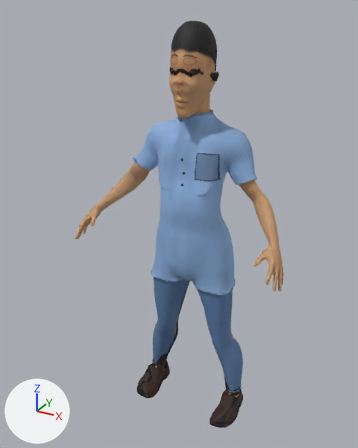
One commit to the glTF model studio/public/assets/characters/char.anak-laki/char.anak-laki.glb: the scene before it, then after it.
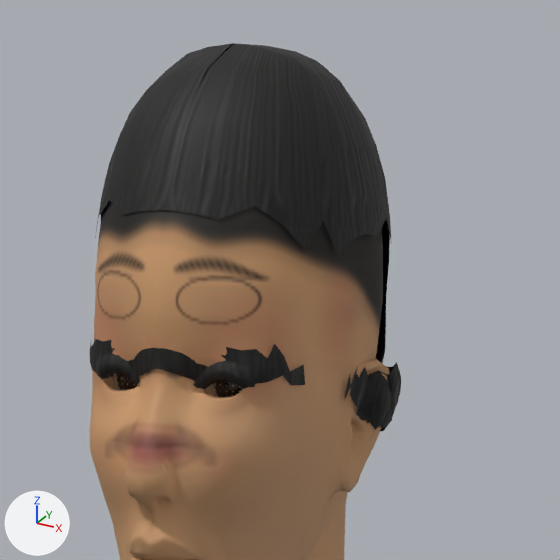
There are two pictures of each version: one whole from a camera (50 mm lens) standing at (0.587, -1.179, 1.185) and looking at (-0.031, -0.055, 0.623), one close up on the part from 43% to 68% of the width and 3% to 23% of the height. Every picture has the same lights, and +X, +Y and +Z are marked at lower left. The first two pictures are the older version. Vertices at exactly the same position are counted once.

The scene before the commit, as lines of its bpy script (objects in view):
```python
me_char_anak_laki = bpy.data.meshes.new('char.anak-laki')
me_char_anak_laki.from_pydata(...)  # 22275 vertices, 42597 faces; spans x -0.308..0.308, y -0.2..0.075, z -0.005..1.154
me_char_anak_laki.materials.append(mat_skin)
me_char_anak_laki.materials.append(mat_cloth_shirt_short)
me_char_anak_laki.materials.append(mat_cloth_shirt_short_trim)
me_char_anak_laki.materials.append(mat_cloth_shirt_short_buttons)
me_char_anak_laki.materials.append(mat_cloth_pants)
me_char_anak_laki.materials.append(mat_cloth_pants_trim)
me_char_anak_laki.materials.append(mat_cloth_shoes01)
me_char_anak_laki.materials.append(mat_sclera_l)
me_char_anak_laki.materials.append(mat_iris_l)
me_char_anak_laki.materials.append(mat_sclera_r)
me_char_anak_laki.materials.append(mat_iris_r)
me_char_anak_laki.materials.append(mat_hair)
ob_char_anak_laki_mesh = bpy.data.objects.new('char.anak-laki-mesh', me_char_anak_laki)
ob_char_anak_laki_mesh.location = (0.0, 0.0, 0.0)
```
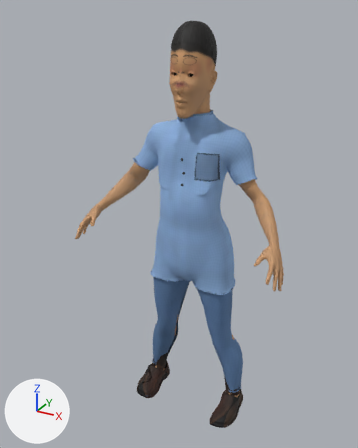
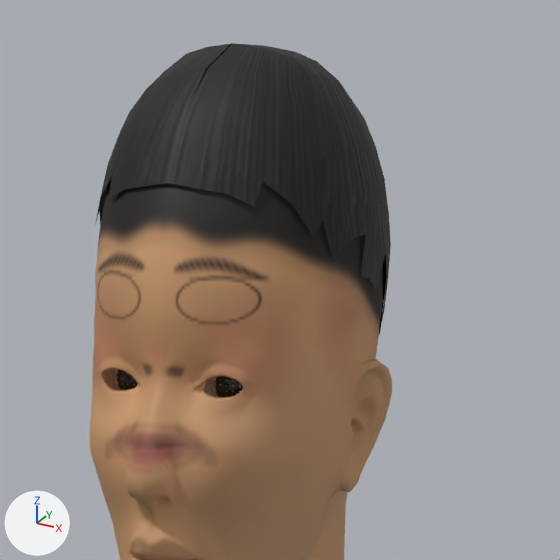
Where the change shows, as pixel boxes [x1, y1, x2, y2] in the close-ups (560 x 560 px):
```json
{"object": "char.anak-laki-mesh", "change": "reshaped", "before": [90, 43, 401, 560], "after": [90, 43, 392, 560]}
{"part": 1, "of": "me_char_anak_laki", "change": "deleted", "before": [90, 337, 305, 390]}
{"part": 2, "of": "me_char_anak_laki", "change": "built on", "before": [95, 43, 401, 431], "after": [95, 43, 391, 334]}
```

The change, as JSON lines over the scene's bpy script:
```json
{"block": "me_char_anak_laki", "where": "# used by ob_char_anak_laki_mesh; location = (0.0, 0.0, 0.0)"}
{"op": "remove", "block": "me_char_anak_laki", "code": "me_char_anak_laki.from_pydata(...)  # 22275 vertices, 42597 faces; spans x -0.308..0.308, y -0.2..0.075, z -0.005..1.154"}
{"op": "add", "block": "me_char_anak_laki", "code": "me_char_anak_laki.from_pydata(...)  # 21197 vertices, 40779 faces; spans x -0.308..0.308, y -0.2..0.075, z -0.005..1.154"}
{"block": "me_char_anak_laki", "change": "me_char_anak_laki part 1: the loose piece of 361 vertices spanning x -0.046..0.046, y -0.105..-0.073, z 1.034..1.051 is deleted"}
{"block": "me_char_anak_laki", "change": "me_char_anak_laki part 2: 141 vertices moved from x -0.054..0.054, y -0.091..0.032, z 1.048..1.154 to x -0.054..0.054, y -0.092..0.031, z 1.048..1.154; 432 vertices removed from x -0.063..0.063, y -0.1..0.031, z 1.013..1.107; 51 vertices added at x -0.054..0.054, y -0.097..0.027, z 1.033..1.107"}
{"block": "me_char_anak_laki", "change": "other edits to the shape of me_char_anak_laki do not show in these pictures"}
```
